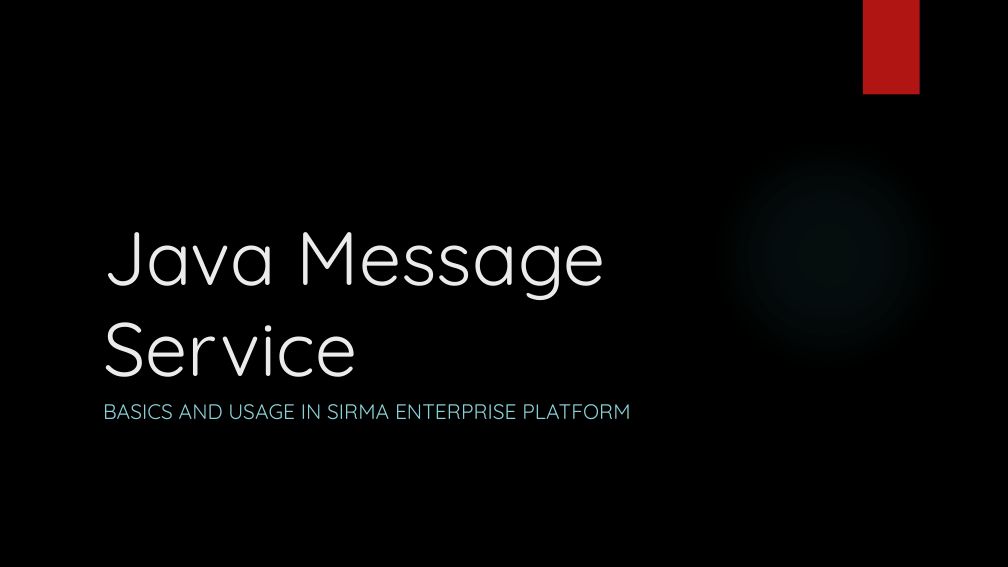
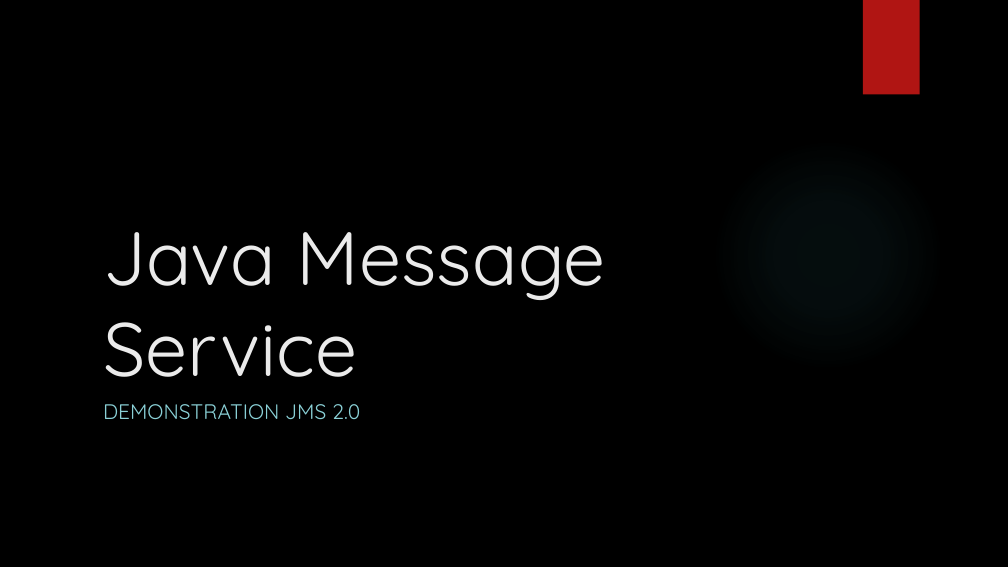
Before and after one commit to ivorusev/jms-tutorial-resources, a slide deck: slide 1 of jms-basics-day-two.pptx. Drawn at 1008x567 pixels with LibreOffice and Linux fonts; fonts in the diff are those of the drawing; background and template pictures are left out. Boxes give left, top, right and bottom in pixels: in the first picture for what was removed or moved away, otherwise in the second. Text is boxed around its words. In the diff, an @@ line names an element or a change of style, - is before the commit and + after.

```diff
--- a/jms-basics-day-two.pptx
+++ b/jms-basics-day-two.pptx
@@ subtitle at (x1=103, y1=404, x2=360, y2=419): text changed @@
-BASICS AND USAGE IN SIRMA ENTERPRISE PLATFORM
+DEMONSTRATION JMS 2.0
```
Also in this commit, not shown: 1 other slide changed, 9 slides added, 3 slides removed, 2 other files.
